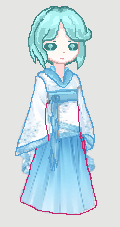
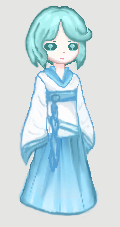
The second 120 × 227 image is a revision of the first. Changes to its layers:
painted on "Character" over (15, 5, 99, 218)
removed layer "Layer 3" over (15, 64, 97, 215)
